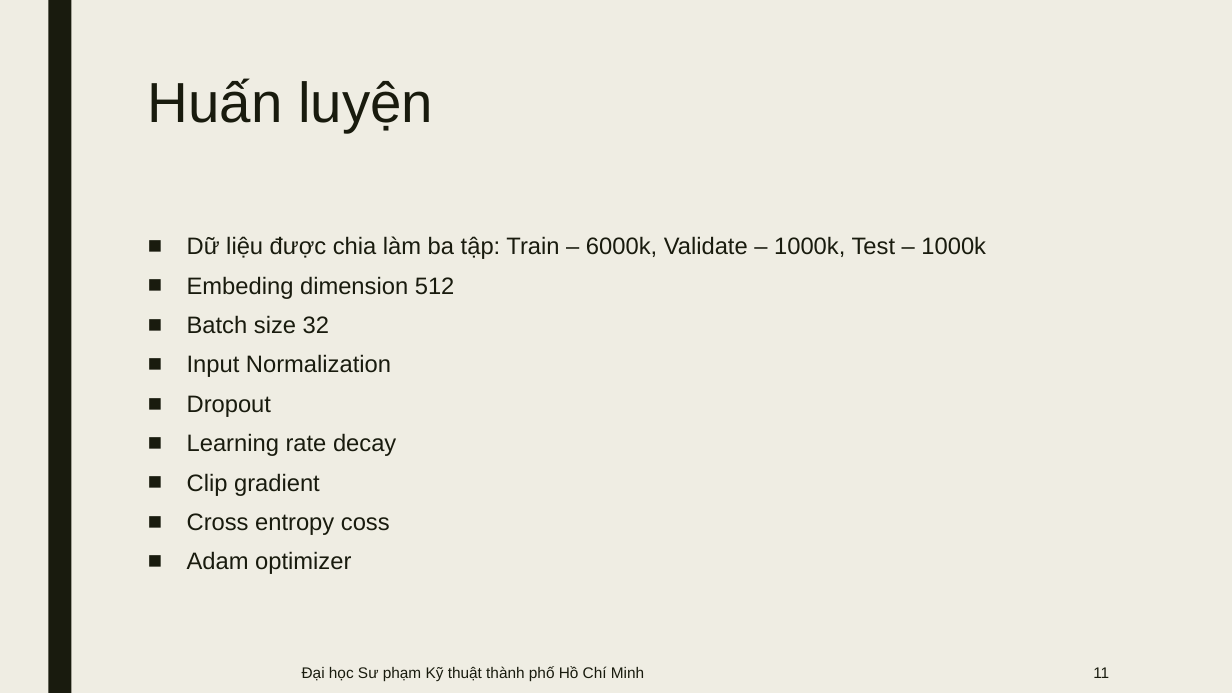
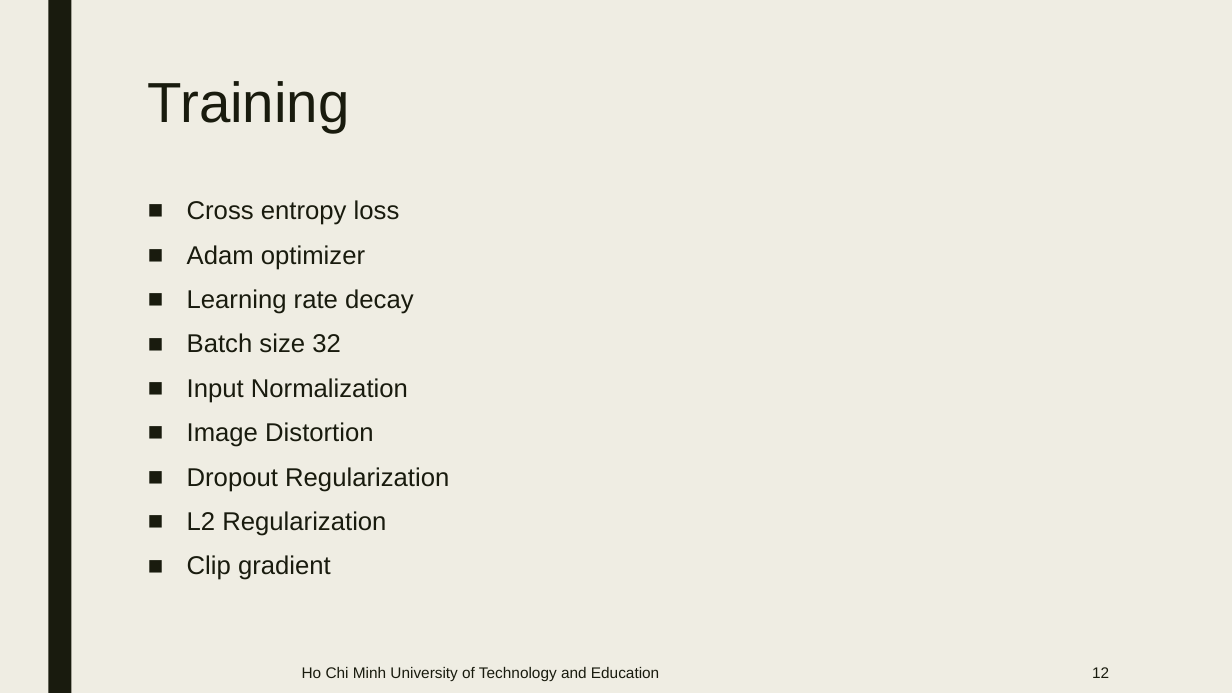
Before and after one commit to lyonguyen8697/image-description, a slide deck: slide 12 of presentation.pptx (slide 11 before the commit). Drawn at 1232x693 pixels with LibreOffice and Linux fonts; fonts in the diff are those of the drawing. Boxes give left, top, right and bottom in pixels: in the first picture for what was removed or moved away, otherwise in the second. Text is boxed around its words. In the diff, an @@ line names an element or a change of style, - is before the commit and + after.

```diff
--- a/presentation.pptx
+++ b/presentation.pptx
@@ title at <box>148,81,350,132</box>: text changed @@
-Huấn luyện
+Training
@@ text "Cross entropy loss": place and size @@
-text "Cross entropy loss" at <box>187,236,986,574</box>
+text "Cross entropy loss" at <box>187,200,449,580</box>
@@ text at <box>187,200,414,314</box>: text changed; size 18.5 to 20 pt @@
-■ Dữ liệu được chia làm ba tập: Train – 6000k, Validate – 1000k, Test – 1000k
-■ Embeding dimension 512
+■ Cross entropy loss
+■ Adam optimizer
+■ Learning rate decay
@@ text at <box>187,333,408,580</box>: size 18.5 to 20 pt in "Batch size 32", "Input Normalization", "Clip gradient"; line spacing 0.84 to 0.94 @@
@@ text at <box>187,422,449,536</box>: text changed; size 18.5 to 20 pt @@
-■ Dropout
-■ Learning rate decay
+■ Image Distortion
+■ Dropout Regularization
+■ L2 Regularization
@@ text at <box>187,513,390,574</box>: paragraphs removed @@
-■ Cross entropy coss
-■ Adam optimizer
@@ text at <box>302,667,659,681</box>: text changed @@
-Đại học Sư phạm Kỹ thuật thành phố Hồ Chí Minh
+Ho Chi Minh University of Technology and Education
@@ page number at <box>1092,667,1109,678</box>: text changed @@
-11
+12
```
Also in this commit, not shown: 7 other slides changed, 13 slides added, 5 slides removed.
